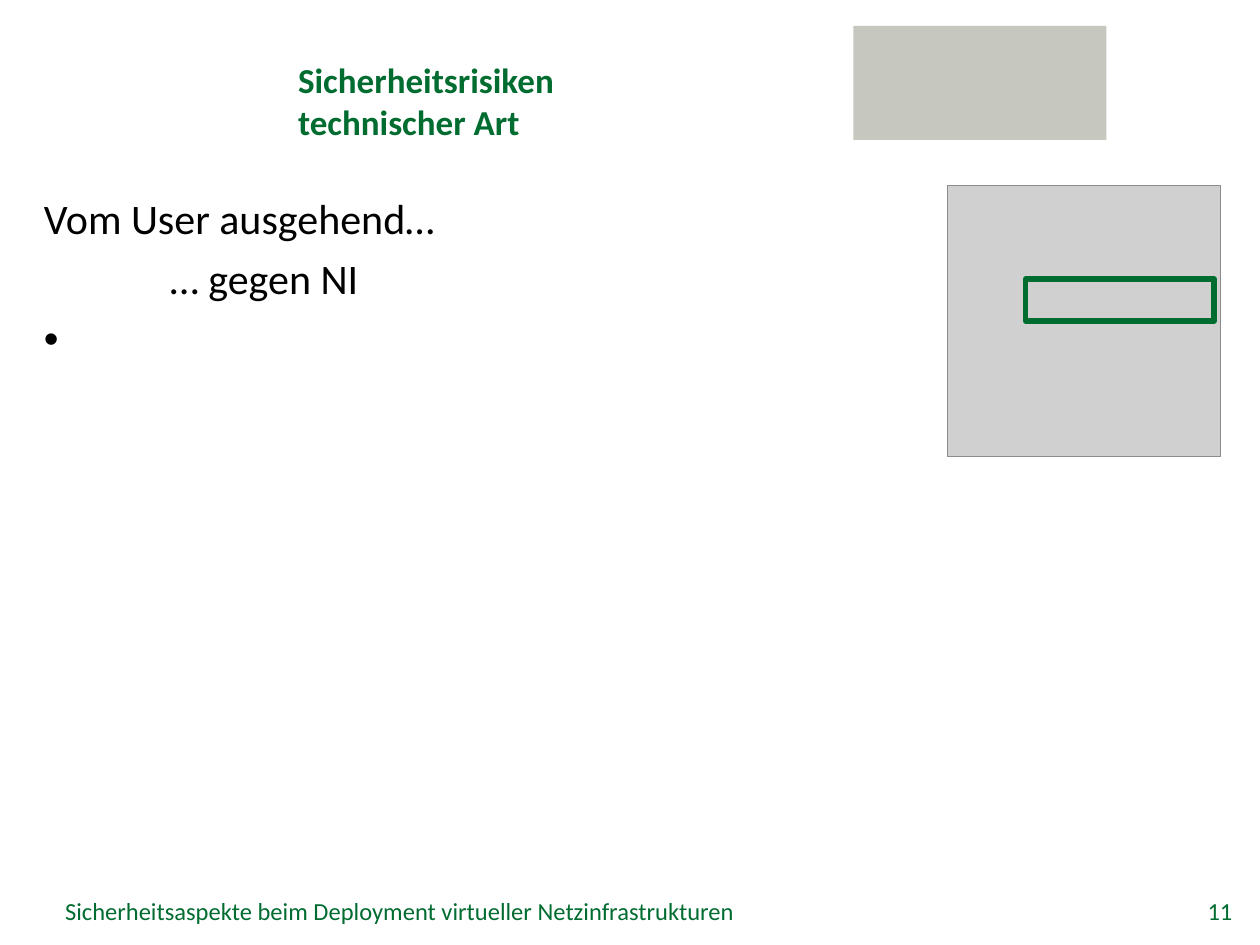
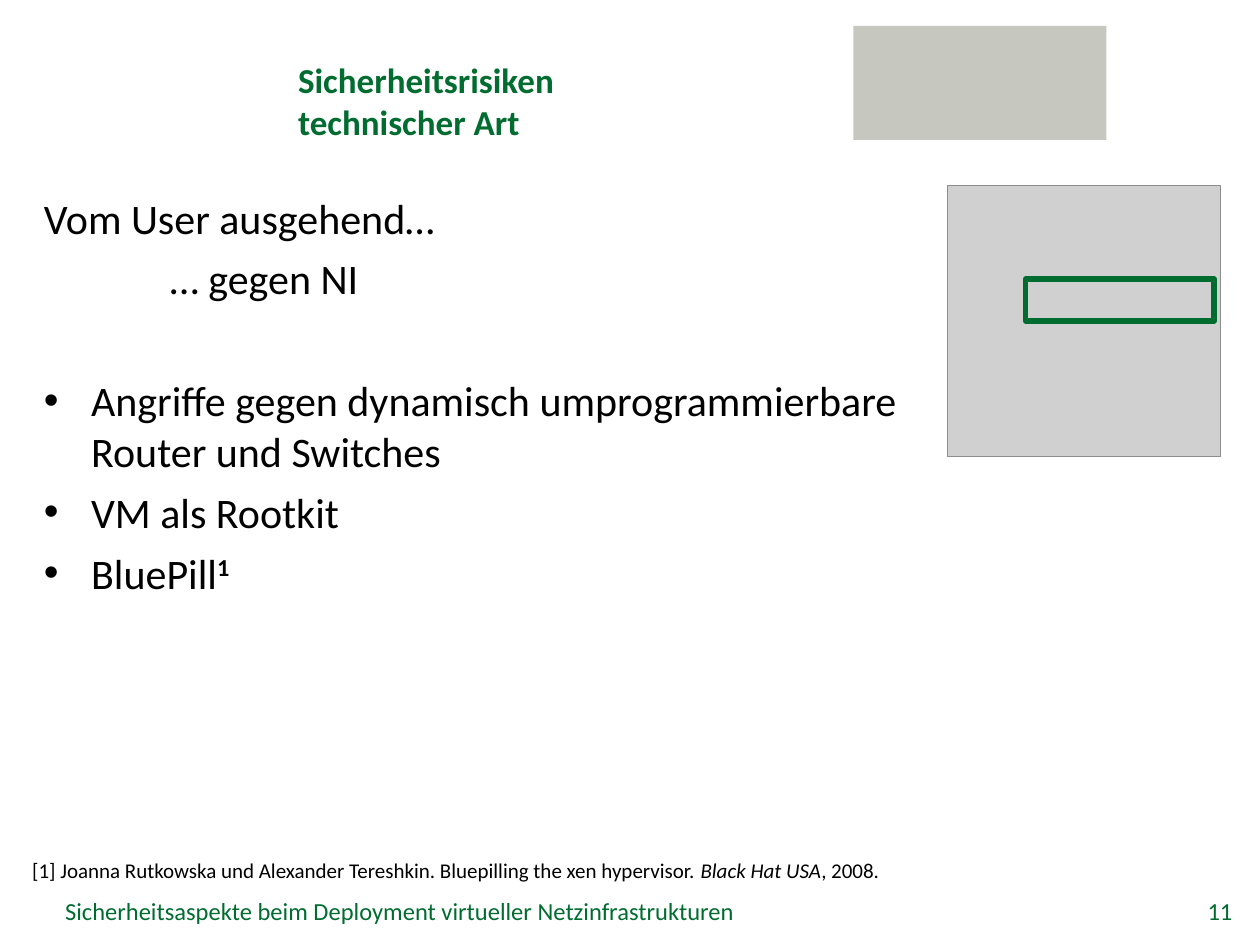
Before and after one commit to GeGroe/timvs, a slide deck: slide 11 of Referat/PowerPoint/TimvS_SVNE.pptx. Drawn at 1260x945 pixels with LibreOffice and Linux fonts; fonts in the diff are those of the drawing; grey boxes stand for pictures; background and template pictures are left out. Boxes give left, top, right and bottom in pixels: in the first picture for what was removed or moved away, otherwise in the second. Text is boxed around its words. In the diff, an @@ line names an element or a change of style, - is before the commit and + after.

```diff
--- a/Referat/PowerPoint/TimvS_SVNE.pptx
+++ b/Referat/PowerPoint/TimvS_SVNE.pptx
@@ text at bbox=[91, 386, 897, 529]: paragraphs added @@
+• Angriffe gegen dynamisch umprogrammierbare
+  Router und Switches
+• VM als Rootkit
+• BluePill1
@@ text added at bbox=[32, 863, 879, 882], 12 pt, text #000000 @@
+[1] Joanna Rutkowska und Alexander Tereshkin. Bluepilling the xen hypervisor. Black Hat USA, 2008.
```
Also in this commit, not shown: 5 other slides changed.
